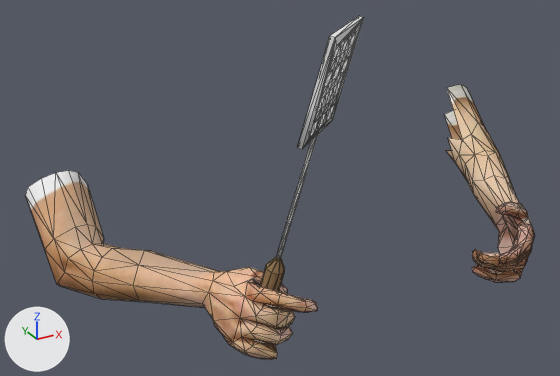
The OBJ model data/model/fliegenklatsche/fliegenklatsche.obj: old version first, new version second.
Both versions are drawn from a 50 mm lens placed at (-14.6, -22.8, 12.2), pointed at (-2.8, -1.5, 1.5). Every picture has the same lights, and +X, +Y and +Z are marked at lower left. Mesh edges are drawn as thin lines. Where no turn or scale is listed for an object, it has been applied to the vertices.

Objects in the first picture: 'fliegenklatsche'.
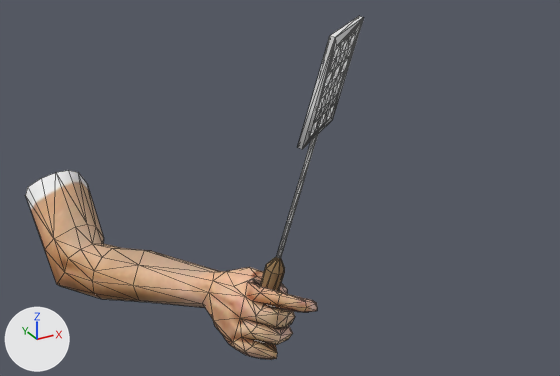
Boxes (x1, y1, x2, y2) around the edits, measured in the pictures (560 x 376 px):
```json
{"object": "fliegenklatsche", "change": "reshaped", "before": [25, 16, 535, 360], "after": [25, 16, 364, 360], "on screen": "33% narrower"}
{"part": 1, "of": "me_fliegenklatsche", "change": "deleted", "before": [445, 84, 535, 282], "on screen": "beige"}
```

The change, as JSON lines over the scene's bpy script:
```json
{"block": "me_fliegenklatsche", "where": "me_fliegenklatsche.from_pydata(...)  # 694 vertices, 1402 faces; spans x -10.4..9.4, y -7.6..3.8, z -1.9..8.2"}
{"block": "me_fliegenklatsche", "where": "# used by ob_fliegenklatsche; location = (0.0, 0.0, 0.0)"}
{"block": "me_fliegenklatsche", "change": "me_fliegenklatsche part 1: the loose piece of 252 vertices spanning x 2.6..9.4, y -6.8..3.7, z -1.8..2.6 is deleted"}
```
